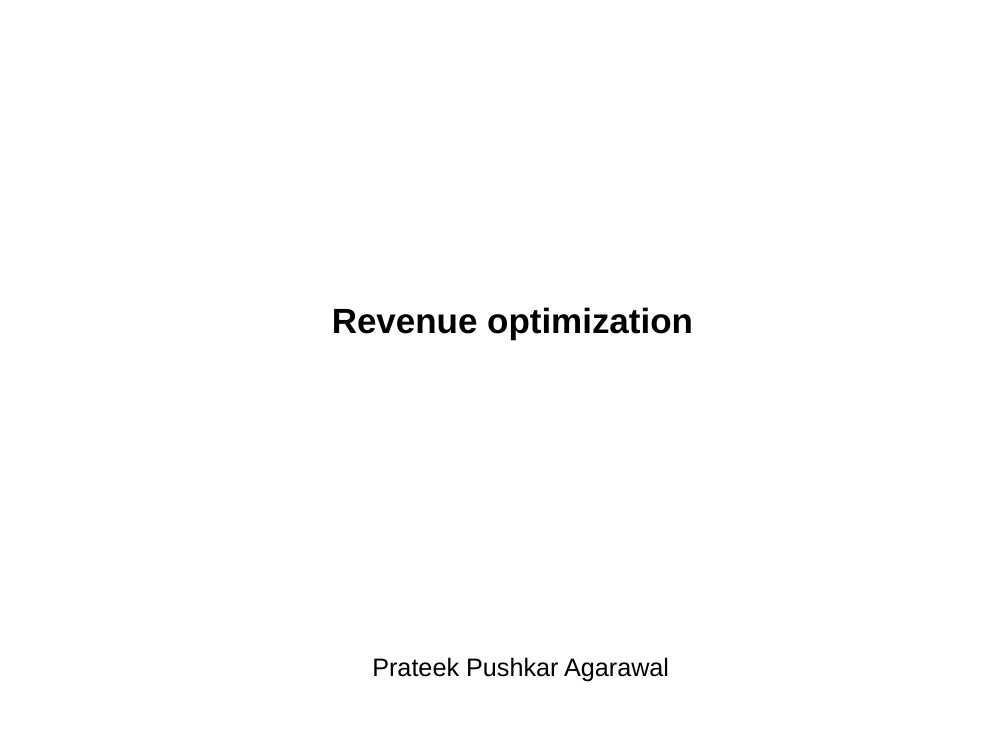
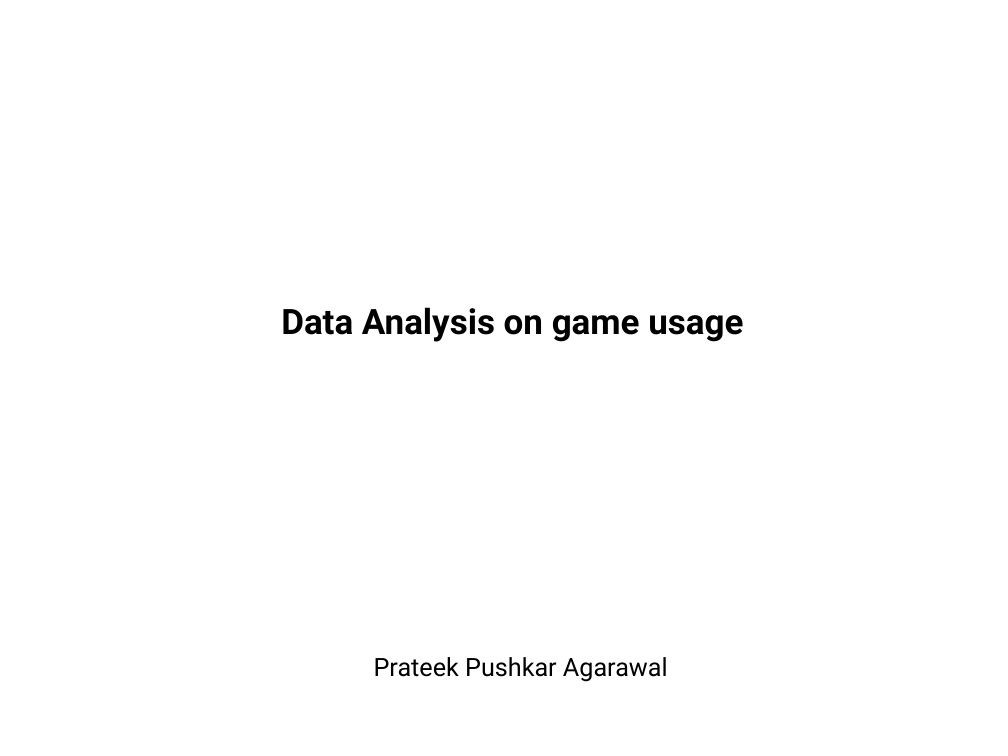
Before and after one commit to ppagarawal/GG, a slide deck: slide 1 of Data_Analysis.pptx. Drawn at 1008x756 pixels with LibreOffice and Linux fonts; fonts in the diff are those of the drawing. Boxes give left, top, right and bottom in pixels: in the first picture for what was removed or moved away, otherwise in the second. Text is boxed around its words. In the diff, an @@ line names an element or a change of style, - is before the commit and + after.

Commit message:
Update Data_Analysis.pptx
Revised the Title

```diff
--- a/Data_Analysis.pptx
+++ b/Data_Analysis.pptx
@@ text at (281,307,743,342): text changed; font Arial to Roboto @@
-Revenue optimization
+Data Analysis on game usage
@@ text "Prateek Pushkar Agarawal" at (374,657,668,682): font Arial to Roboto @@
```
Also in this commit, not shown: 8 other slides changed.
